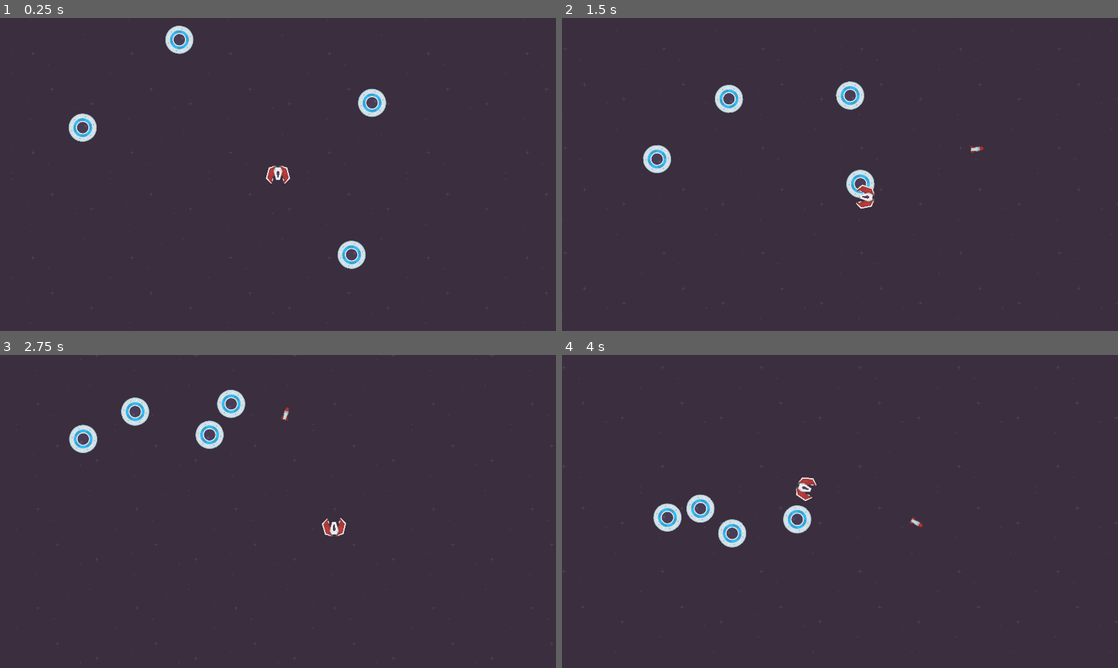
Above: before the commit, frames 1-4 (two rows, left to right).
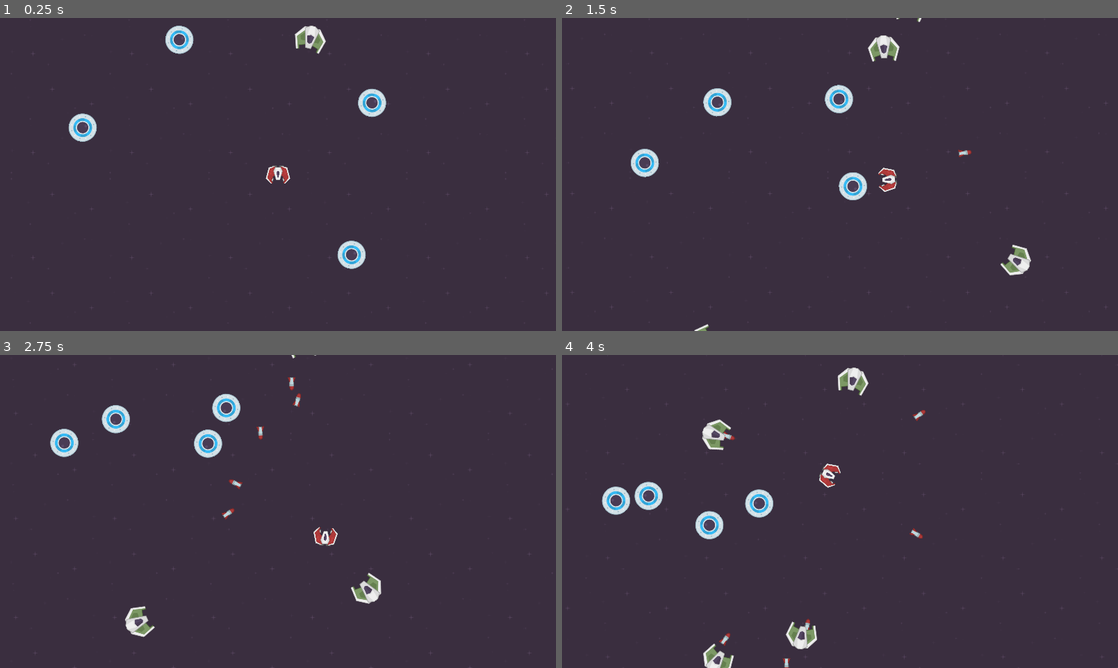
Above: after the commit, the same moments.

Repository: RyanDeBarros/Space-Raiders
Game: Godot game, scene res://levels/sandbox.tscn
Two runs of this game, one before a commit and one after it. Both use one fixed random seed, a clock stepped at 60 frames per second and the inputs below.
Inputs (mouse positions are in pixels of both pictures, inside the frame that each line leads up to):
- Up to frame 1 (0.25 s): no input
- Up to frame 2 (1.5 s): move the mouse to (962, 158) at 0.52 s; hold D (move_right) 0.53-1.28 s; click (962, 158) at 0.6 s; move the mouse to (728, 190) at 1.27 s; hold S (move_down) from 1.28 s (still down); click (728, 190) at 1.35 s
- Up to frame 3 (2.75 s): move the mouse to (333, 442) at 2.02 s; release S (move_down) at 2.03 s; hold D (move_right) from 2.03 s (still down); click (333, 442) at 2.1 s
- Up to frame 4 (4 s): move the mouse to (812, 574) at 2.77 s; release D (move_right) at 2.78 s; hold W (move_up) 2.78-3.53 s; click (812, 574) at 2.85 s; move the mouse to (1006, 558) at 3.52 s; hold A (move_left) from 3.53 s (still down); click (1006, 558) at 3.6 s

The runs differ from the first frame. In frame 1, 0.3% of the frame differs, in the area x 53-59%, y 2-12%; in frame 2, 3.0%; in frame 3, 3.2%; in frame 4, 4.3%, in the area x 0-100%, y 3-100%.

Commit message:
Created Minion enemy.

Diff:
--- a/autoloads/math.gd
+++ b/autoloads/math.gd
@@ -13,3 +13,7 @@
 		return randf_range(min_, median_)
 	else:
 		return randf_range(median_, max_)
+
+
+func pm_randf(center: float, pm: float) -> float:
+	return randf_range(center - pm, center + pm)
--- /dev/null
+++ b/autoloads/scenes.gd
@@ -0,0 +1,12 @@
+extends Node
+
+
+const PROJECTILE_SCENE := preload("res://projectile/projectile.tscn")
+
+const PLAYER_PROJECTILE_CONFIG = {
+	"basic": "res://txt/projectile_info/basic.json"
+}
+
+const ENEMY_PROJECTILE_CONFIG = {
+	"basic": "res://txt/projectile_info/basic.json"
+}
--- /dev/null
+++ b/enemy/behavior/minion_movement.gd
@@ -0,0 +1,37 @@
+extends BaseBehavior
+
+
+var range_squared_detect: int
+var range_middle: int
+var speed_mult: float
+var orbiting_speed: float
+var orbital_speed_pm: float
+
+var range_velocity := Vector2.ZERO
+var angular_velocity: float
+
+
+func _ready() -> void:
+	setup()
+	angular_velocity = Math.pm_randf(orbiting_speed, orbital_speed_pm) * (randi_range(0, 1) * 2 - 1)
+
+
+func _process(delta: float) -> void:
+	var quadrance := enemy.position.distance_squared_to(player.position)
+	if quadrance <= range_squared_detect:
+		var direction := player.position.direction_to(enemy.position)
+		range_velocity = direction * (range_middle - sqrt(quadrance)) * speed_mult
+		var orbital_velocity := direction.rotated(1.57) * angular_velocity * delta
+		enemy.position += range_velocity + orbital_velocity
+		enemy.rotation = direction.angle() + 1.57
+
+
+func setup():
+	var file := FileAccess.open(configuration, FileAccess.READ)
+	var json = JSON.parse_string(file.get_as_text())
+	range_squared_detect = json["range"]["detect"] ** 2
+	range_middle = json["range"]["middle"]
+	speed_mult = json["speed_mult"]
+	orbiting_speed = json["orbiting_speed"]
+	orbital_speed_pm = json["orbital_speed_pm"]
+	file.close()
--- /dev/null
+++ b/enemy/behavior/simple_shooting.gd
@@ -0,0 +1,47 @@
+extends BaseBehavior
+
+
+var cooldown: float
+var cooldown_pm: float
+var range_squared: float
+var projectile_config: String
+
+@onready var cooldown_timer: Timer = $CooldownTimer
+
+
+func _ready() -> void:
+	setup()
+	cooldown_timer.timeout.connect(_on_cooldown_end)
+	cooldown_timer.wait_time = Math.pm_randf(cooldown, cooldown_pm)
+
+
+func _process(_delta: float) -> void:
+	if enemy.position.distance_squared_to(player.position) <= range_squared:
+		if cooldown_timer.is_stopped():
+			cooldown_timer.start()
+	else:
+		cooldown_timer.stop()
+
+
+func _on_cooldown_end():
+	cooldown_timer.wait_time = Math.pm_randf(cooldown, cooldown_pm)
+	shoot()
+
+
+func shoot():
+	var projectile := Scenes.PROJECTILE_SCENE.instantiate() as Projectile
+	get_tree().get_first_node_in_group("projectile_manager").add_child(projectile)
+	projectile.area_2d.add_to_group("area_enemy_projectile")
+	projectile.setup(Scenes.ENEMY_PROJECTILE_CONFIG[projectile_config])
+	projectile.position = enemy.position
+	projectile.rotation = enemy.rotation + 3.14
+
+
+func setup() -> void:
+	var file := FileAccess.open(configuration, FileAccess.READ)
+	var json = JSON.parse_string(file.get_as_text())
+	cooldown = json["cooldown"]
+	cooldown_pm = json["cooldown_pm"]
+	range_squared = json["range"] ** 2
+	projectile_config = json["projectile_config"]
+	file.close()
--- a/enemy/behavior/ufo_movement.gd
+++ b/enemy/behavior/ufo_movement.gd
@@ -55,6 +55,6 @@
 	var json = JSON.parse_string(file.get_as_text())
 	speed_dict = json["speed"]
 	move_interval_dict = json["move_interval"]
-	aggro_range_squared = json["aggro_range_squared"]
+	aggro_range_squared = json["aggro_range"] ** 2
 	follow_spread = json["follow_spread"]
 	file.close()
--- /dev/null
+++ b/enemy/minion.tscn
@@ -0,0 +1,45 @@
+[gd_scene load_steps=8 format=3 uid="uid://dc3tg4sxnqxqr"]
+
+[ext_resource type="PackedScene" uid="uid://dbfeu2nwkni0i" path="res://enemy/enemy.tscn" id="1_30hse"]
+[ext_resource type="Texture2D" uid="uid://dxa1rxixke17e" path="res://assets/ships/minions/enemyGreen3.png" id="2_y11en"]
+[ext_resource type="Script" path="res://enemy/behavior/basic_health.gd" id="3_2lb5t"]
+[ext_resource type="Script" path="res://enemy/behavior/basic_collide.gd" id="4_y77lv"]
+[ext_resource type="Script" path="res://enemy/behavior/minion_movement.gd" id="5_ctyv7"]
+[ext_resource type="Script" path="res://enemy/behavior/simple_shooting.gd" id="6_edqm6"]
+
+[sub_resource type="CircleShape2D" id="CircleShape2D_6cxgp"]
+radius = 40.0125
+
+[node name="Minion" instance=ExtResource("1_30hse")]
+
+[node name="Sprite2D" parent="." index="0"]
+scale = Vector2(0.8, 0.8)
+texture = ExtResource("2_y11en")
+
+[node name="CollisionShape2D" parent="Area2D" index="0"]
+shape = SubResource("CircleShape2D_6cxgp")
+
+[node name="Health" type="Node" parent="Components" index="0" node_paths=PackedStringArray("enemy")]
+script = ExtResource("3_2lb5t")
+enemy = NodePath("../..")
+configuration = "res://txt/enemy_info/minion/health.json"
+
+[node name="Collide" type="Node" parent="Components" index="1" node_paths=PackedStringArray("health_component", "enemy")]
+script = ExtResource("4_y77lv")
+health_component = NodePath("../Health")
+enemy = NodePath("../..")
+configuration = "res://txt/enemy_info/minion/collide.json"
+
+[node name="CollideDamageTimer" type="Timer" parent="Components/Collide" index="0"]
+
+[node name="Movement" type="Node" parent="Components" index="2" node_paths=PackedStringArray("enemy")]
+script = ExtResource("5_ctyv7")
+enemy = NodePath("../..")
+configuration = "res://txt/enemy_info/minion/movement.json"
+
+[node name="Combat" type="Node" parent="Components" index="3" node_paths=PackedStringArray("enemy")]
+script = ExtResource("6_edqm6")
+enemy = NodePath("../..")
+configuration = "res://txt/enemy_info/minion/combat.json"
+
+[node name="CooldownTimer" type="Timer" parent="Components/Combat" index="0"]
--- a/levels/sandbox.tscn
+++ b/levels/sandbox.tscn
@@ -1,9 +1,10 @@
-[gd_scene load_steps=6 format=3 uid="uid://ctxltwcj5mpeg"]
+[gd_scene load_steps=7 format=3 uid="uid://ctxltwcj5mpeg"]
 
 [ext_resource type="Script" path="res://levels/level.gd" id="1_8a0rs"]
 [ext_resource type="Texture2D" uid="uid://ik1e7w7dpgce" path="res://assets/bkgs/darkPurple.png" id="1_dnclm"]
 [ext_resource type="PackedScene" uid="uid://dnuto0c2ouck5" path="res://player/player.tscn" id="2_1vmdd"]
 [ext_resource type="PackedScene" uid="uid://bowc4q5hg75wy" path="res://enemy/ufo.tscn" id="4_g75es"]
+[ext_resource type="PackedScene" uid="uid://dc3tg4sxnqxqr" path="res://enemy/minion.tscn" id="5_72cr4"]
 
 [sub_resource type="RectangleShape2D" id="RectangleShape2D_sewky"]
 size = Vector2(3000, 3000)
@@ -29,8 +30,10 @@
 shape = SubResource("RectangleShape2D_sewky")
 
 [node name="ProjectileManager" type="Node2D" parent="." groups=["projectile_manager"]]
+z_index = -20
 
 [node name="Player" parent="." instance=ExtResource("2_1vmdd")]
+max_health = 300
 
 [node name="Enemies" type="Node2D" parent="."]
 z_index = -10
@@ -49,3 +52,15 @@
 
 [node name="UFO5" parent="Enemies" instance=ExtResource("4_g75es")]
 position = Vector2(-866, 315)
+
+[node name="Minion" parent="Enemies" instance=ExtResource("5_72cr4")]
+position = Vector2(56, -359)
+
+[node name="Minion2" parent="Enemies" instance=ExtResource("5_72cr4")]
+position = Vector2(-547, 512)
+
+[node name="Minion3" parent="Enemies" instance=ExtResource("5_72cr4")]
+position = Vector2(547, -505)
+
+[node name="Minion4" parent="Enemies" instance=ExtResource("5_72cr4")]
+position = Vector2(900, 90)
--- a/player/player.gd
+++ b/player/player.gd
@@ -1,18 +1,16 @@
 class_name Player
 extends Node2D
 
-const BASIC_PROJECTILE := "res://txt/projectile_info/basic.json"
 
 @export_group("Movement")
 @export var max_speed := 350
-@export var acceleration := 500
-@export var deceleration := 500
+@export var acceleration := 700
+@export var deceleration := 700
 
 @export_group("Camera")
 @export var camera_smoothing_ratio := 0.005
 
 @export_group("Combat")
-@export var projectile_scene: PackedScene
 @export var max_health := 100
 @export var collide_damage := 50
 
@@ -32,8 +30,8 @@
 		if health == 0:
 			die()
 
-var speed := 0.0
-var prev_direction := Vector2.ZERO
+
+var velocity := Vector2.ZERO
 
 var projectile_manager: Node2D
 
@@ -54,14 +52,22 @@
 		return
 
 	var direction = Input.get_vector("move_left", "move_right", "move_up", "move_down")
-	if direction:
-		speed = min(speed + acceleration * delta, max_speed)
-		prev_direction = direction
+	if direction.x:
+		velocity.x += direction.x * acceleration * delta
+		velocity.x = clampf(velocity.x, -max_speed, max_speed)
+	elif velocity.x > 0:
+		velocity.x = max(velocity.x - deceleration * delta, 0)
 	else:
-		speed = max(speed - deceleration * delta, 0)
-		direction = prev_direction
-	position += direction * speed * delta
+		velocity.x = min(velocity.x + deceleration * delta, 0)
+	if direction.y:
+		velocity.y += direction.y * acceleration * delta
+		velocity.y = clampf(velocity.y, -max_speed, max_speed)
+	elif velocity.y > 0:
+		velocity.y = max(velocity.y - deceleration * delta, 0)
+	else:
+		velocity.y = min(velocity.y + deceleration * delta, 0)
 
+	position += velocity * delta
 	position.x = clampf(position.x, arena_rect.position.x, arena_rect.position.x + arena_rect.size.x)
 	position.y = clampf(position.y, arena_rect.position.y, arena_rect.position.y + arena_rect.size.y)
 
@@ -73,11 +79,18 @@
 		shoot()
 
 
+func _on_area_entered(area: Area2D) -> void:
+	if area.is_in_group("area_enemy_projectile"):
+		var proj := area.get_parent() as Projectile
+		health -= proj.damage
+		proj.hit()
+
+
 func shoot() -> void:
-	var projectile := projectile_scene.instantiate() as Projectile
+	var projectile := Scenes.PROJECTILE_SCENE.instantiate() as Projectile
 	projectile_manager.add_child(projectile)
 	projectile.area_2d.add_to_group("area_player_projectile")
-	projectile.setup(BASIC_PROJECTILE, arena_rect)
+	projectile.setup(Scenes.PLAYER_PROJECTILE_CONFIG["basic"])
 	projectile.position = position
 	projectile.rotation = rotation + 3.14
 
--- a/player/player.tscn
+++ b/player/player.tscn
@@ -1,15 +1,13 @@
-[gd_scene load_steps=5 format=3 uid="uid://dnuto0c2ouck5"]
+[gd_scene load_steps=4 format=3 uid="uid://dnuto0c2ouck5"]
 
 [ext_resource type="Script" path="res://player/player.gd" id="1_evl4l"]
 [ext_resource type="Texture2D" uid="uid://dlylixhmdi3g0" path="res://assets/ships/players/spaceShips_008.png" id="1_uecug"]
-[ext_resource type="PackedScene" uid="uid://tc56q58obdo8" path="res://projectile/projectile.tscn" id="2_p8mgu"]
 
 [sub_resource type="CircleShape2D" id="CircleShape2D_3touy"]
 radius = 31.0644
 
 [node name="Player" type="Node2D" groups=["player"]]
 script = ExtResource("1_evl4l")
-projectile_scene = ExtResource("2_p8mgu")
 
 [node name="Sprite" type="Sprite2D" parent="."]
 scale = Vector2(0.3, 0.3)
@@ -25,3 +23,5 @@
 
 [node name="CollisionShape2D" type="CollisionShape2D" parent="Area2D"]
 shape = SubResource("CircleShape2D_3touy")
+
+[connection signal="area_entered" from="Area2D" to="." method="_on_area_entered"]
--- a/project.godot
+++ b/project.godot
@@ -18,6 +18,7 @@
 [autoload]
 
 Math="*res://autoloads/math.gd"
+Scenes="*res://autoloads/scenes.gd"
 
 [display]
 
--- a/projectile/projectile.gd
+++ b/projectile/projectile.gd
@@ -22,13 +22,13 @@
 		queue_free()
 
 
-func setup(json_file_name: String, bounds: Rect2i) -> void:
+func setup(json_file_name: String) -> void:
 	var file := FileAccess.open(json_file_name, FileAccess.READ)
 	var json = JSON.parse_string(file.get_as_text())
 	speed = json["speed"]
 	damage = json["damage"]
 	sprite.texture = load("res://assets/projectiles/%s" % json["filename"])
-	global_bounds = bounds
+	global_bounds = get_parent().get_parent().arena_collision.shape.get_rect()
 	file.close()
 
 
--- /dev/null
+++ b/txt/enemy_info/minion/collide.json
@@ -0,0 +1,3 @@
+{
+	"collide_damage": 50
+}
--- /dev/null
+++ b/txt/enemy_info/minion/combat.json
@@ -0,0 +1,6 @@
+{
+	"cooldown": 2.0,
+	"cooldown_pm": 0.5,
+	"range": 900.0,
+	"projectile_config": "basic"
+}
--- /dev/null
+++ b/txt/enemy_info/minion/health.json
@@ -0,0 +1,3 @@
+{
+	"max_health": 200
+}
--- /dev/null
+++ b/txt/enemy_info/minion/movement.json
@@ -0,0 +1,9 @@
+{
+	"range": {
+		"detect": 1000,
+		"middle": 350
+	},
+	"speed_mult": 0.01,
+	"orbiting_speed": 120.0,
+	"orbital_speed_pm": 20.0
+}
--- a/txt/enemy_info/ufo/movement.json
+++ b/txt/enemy_info/ufo/movement.json
@@ -9,6 +9,6 @@
 		"median": 1.0,
 		"max": 2.0
 	},
-	"aggro_range_squared": 810000,
+	"aggro_range": 900,
 	"follow_spread": 0.7
 }
Binary file added: assets/ships/minions/enemyBlack3.png
Not shown, added: assets/ships/minions/enemyBlack3.png.import
Binary file added: assets/ships/minions/enemyBlue3.png
Not shown, added: assets/ships/minions/enemyBlue3.png.import
Binary file added: assets/ships/minions/enemyGreen3.png
Not shown, added: assets/ships/minions/enemyGreen3.png.import
Binary file added: assets/ships/minions/enemyRed3.png
Not shown, added: assets/ships/minions/enemyRed3.png.import
